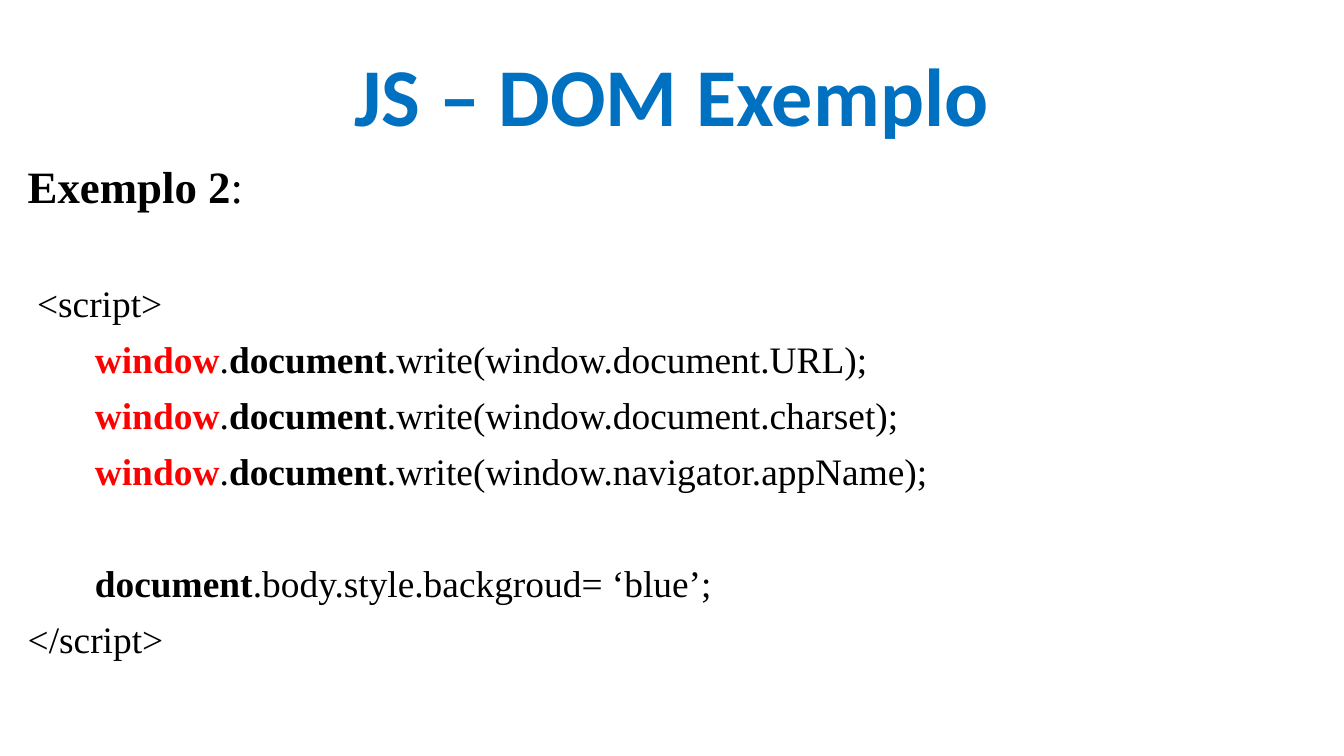
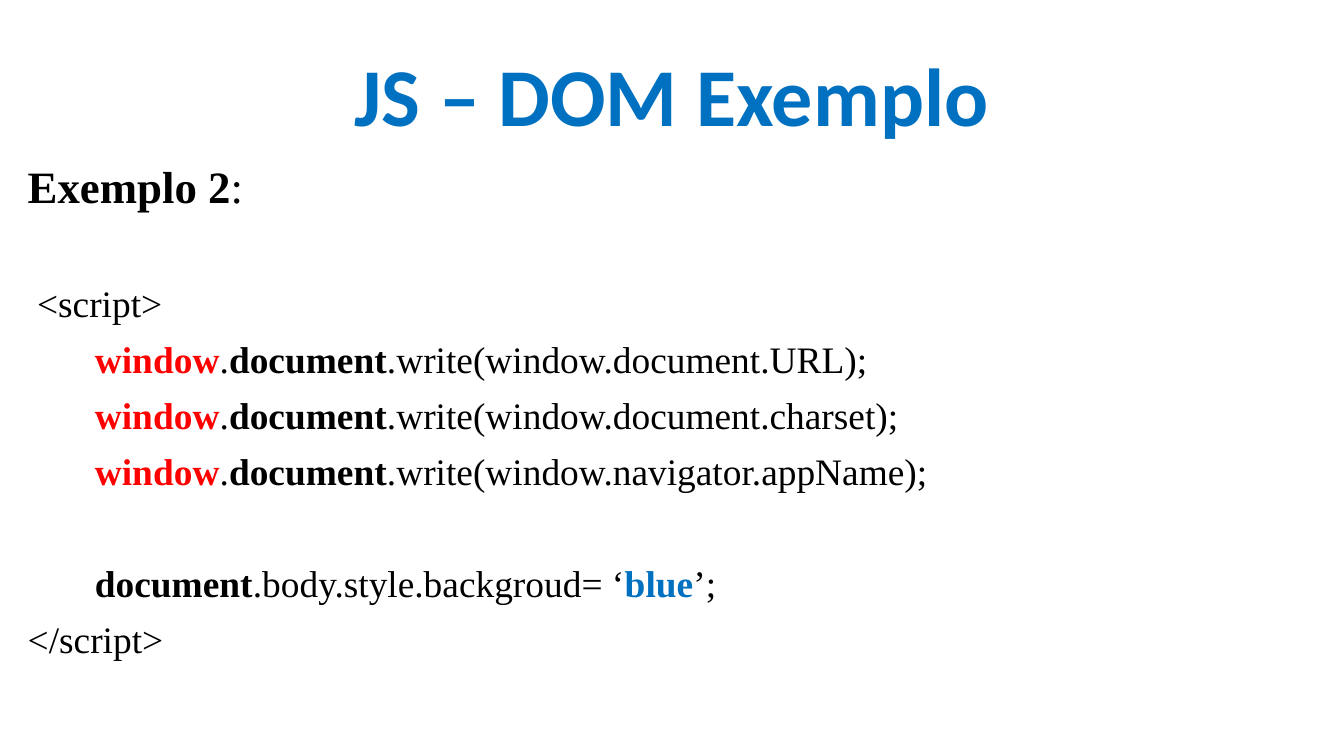
Before and after one commit to CloudEducationBrazil/WydenDesenvolvimentoWebPHP, a slide deck: slide 18 of 01 Classes/Aula 08 Desenvolvimento Web PHP - JS.pptx. Drawn at 1344x756 pixels with LibreOffice and Linux fonts; fonts in the diff are those of the drawing; background and template pictures are left out. Boxes give left, top, right and bottom in pixels: in the first picture for what was removed or moved away, otherwise in the second. Text is boxed around its words. In the diff, an @@ line names an element or a change of style, - is before the commit and + after.

```diff
--- a/01 Classes/Aula 08 Desenvolvimento Web PHP - JS.pptx
+++ b/01 Classes/Aula 08 Desenvolvimento Web PHP - JS.pptx
@@ text at bbox=[95, 571, 716, 604]: text colour #000000 to #0070C0, bold on in "‘blue’;" @@
```
Also in this commit, not shown: 1 other slide changed, 9 slides added, 2 other files.
